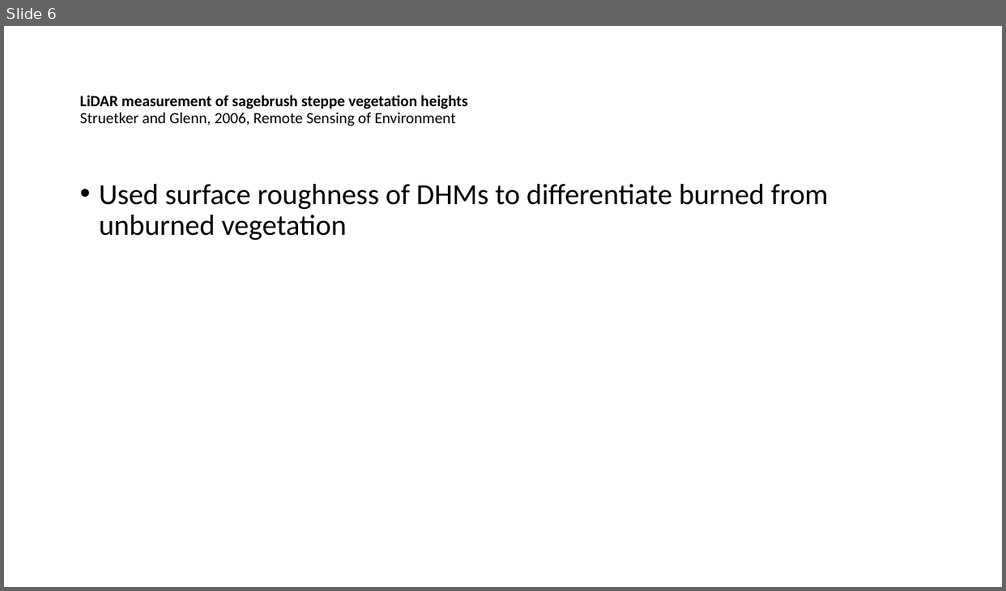
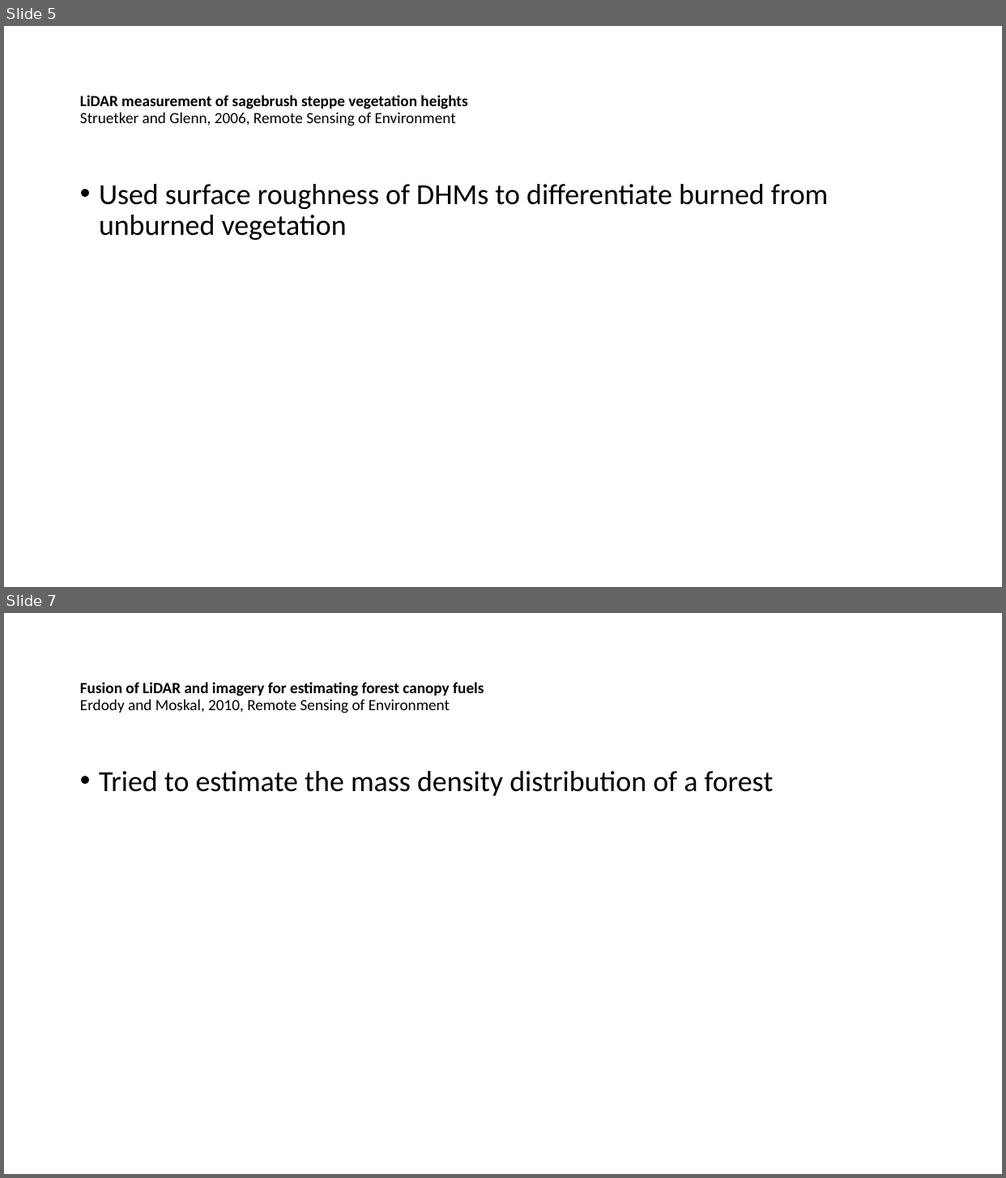
Before and after one commit to rsjones94/mtsu-geoscience-tools, a slide deck: writing/veglidar_litreview.pptx. Shown one above the other, each under a label of ours: slide 6 before the commit, slides 5 and 7 after it; the slides between them are not shown. The pictures are 1006x591 and 1006x1178 pixels, drawn with LibreOffice and Linux fonts; fonts in the diff are those of the drawing. Boxes give left, top, right and bottom in pixels: in the first picture for what was removed or moved away, otherwise in the second. Text is boxed around its words. In the diff, an @@ line names an element or a change of style, - is before the commit and + after.

```diff
--- a/writing/veglidar_litreview.pptx
+++ b/writing/veglidar_litreview.pptx
@@ slide 7 added at <box>4,613,1002,1174</box>, background #FFFFFF @@
@@ title added at <box>80,682,484,713</box>, 15 pt, text #000000, bold @@
+Fusion of LiDAR and imagery for estimating forest canopy fuels
+Erdody and Moskal, 2010, Remote Sensing of Environment
@@ text added at <box>99,771,774,796</box>, 28 pt, text #000000 @@
+• Tried to estimate the mass density distribution of a forest
@@ what was slide 6 is now slide 5 @@
```
Also in this commit, not shown: 2 slides changed, 5 other slides added, 1 slide removed.
